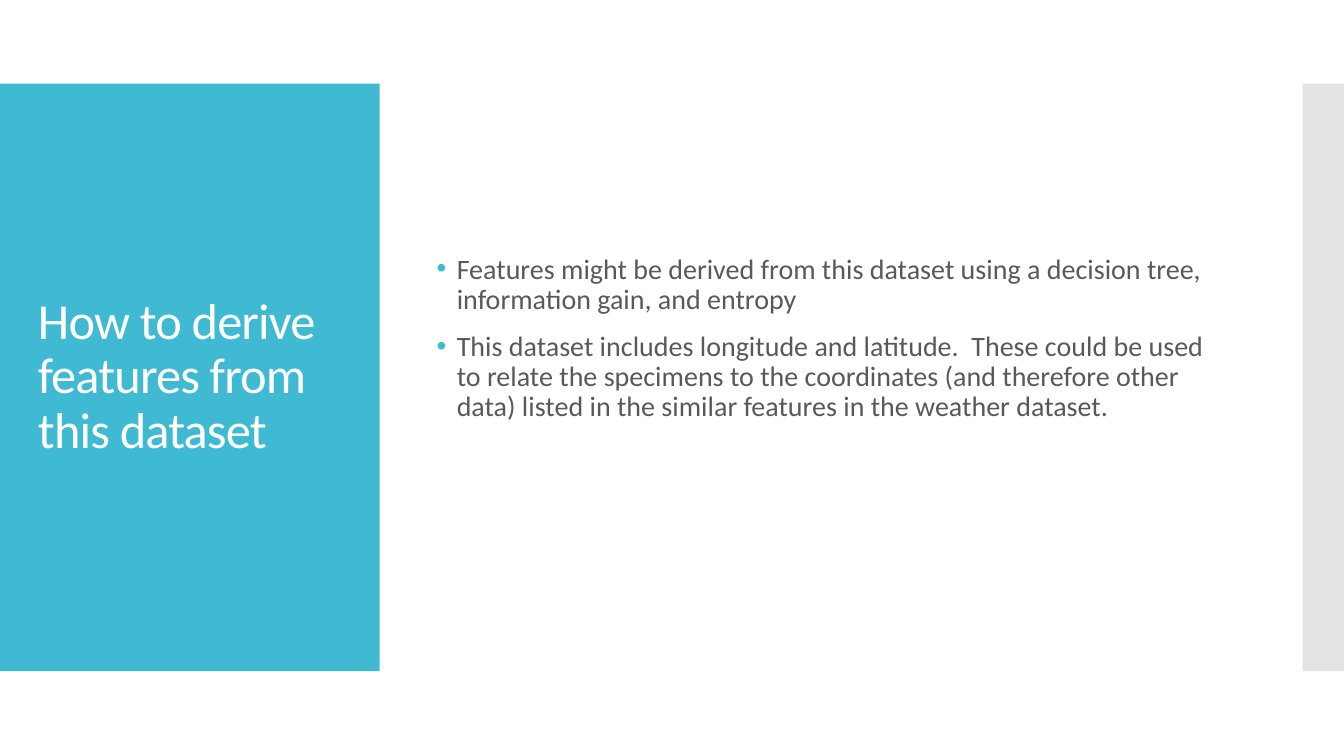
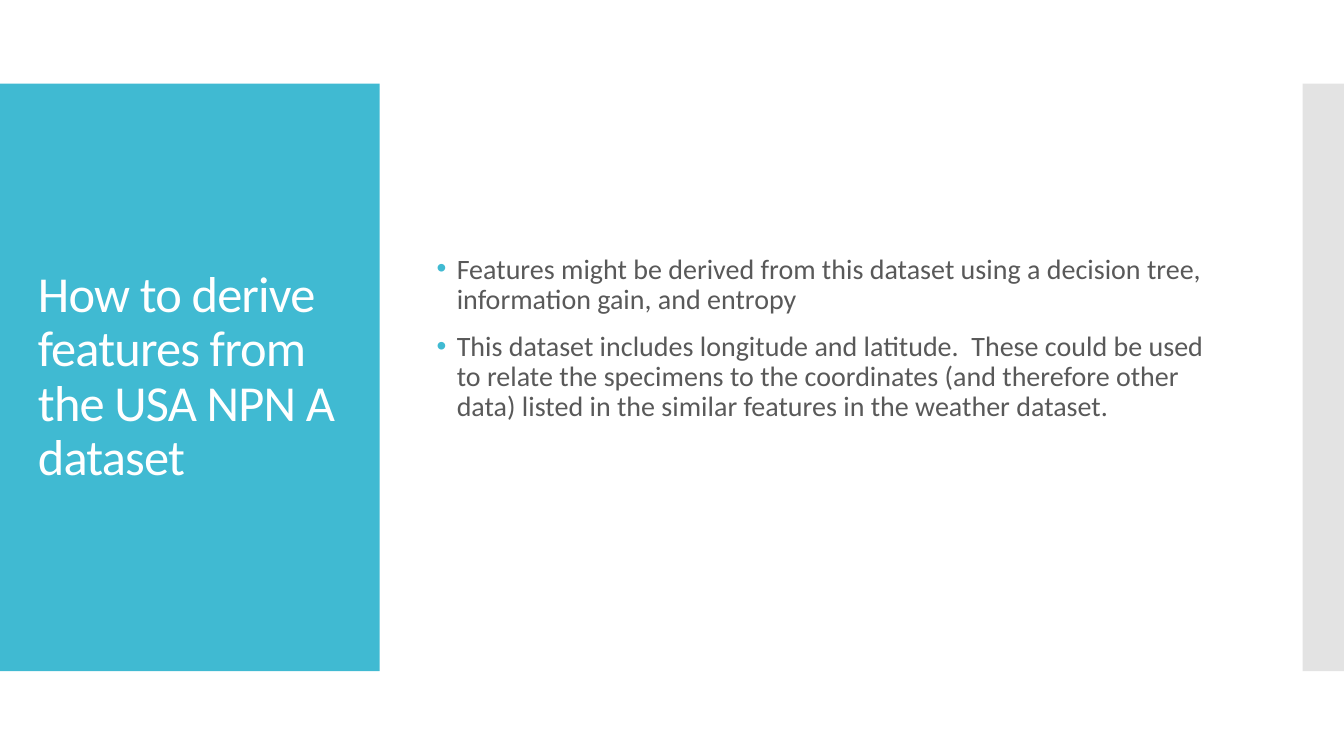
Before and after one commit to tzucker02/presentation4699w5, a slide deck: slide 15 of usanpn dataset presentation for dx699 week 5.pptx (slide 11 before the commit). Drawn at 1344x756 pixels with LibreOffice and Linux fonts; fonts in the diff are those of the drawing. Boxes give left, top, right and bottom in pixels: in the first picture for what was removed or moved away, otherwise in the second. Text is boxed around its words. In the diff, an @@ line names an element or a change of style, - is before the commit and + after.

```diff
--- a/usanpn dataset presentation for dx699 week 5.pptx
+++ b/usanpn dataset presentation for dx699 week 5.pptx
@@ title at box(38, 277, 335, 476): text changed @@
-How to derive features from this dataset
+How to derive features from the USA NPN A dataset
```
Also in this commit, not shown: 6 other slides changed, 4 slides added.
